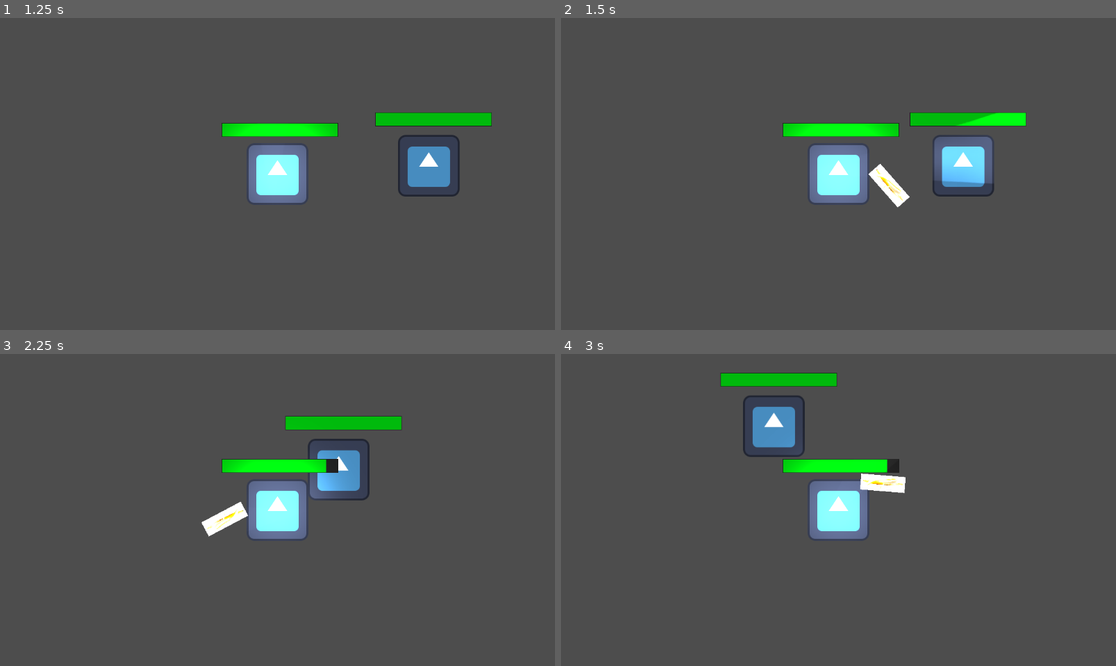
Above: before the commit, frames 1-4 (two rows, left to right).
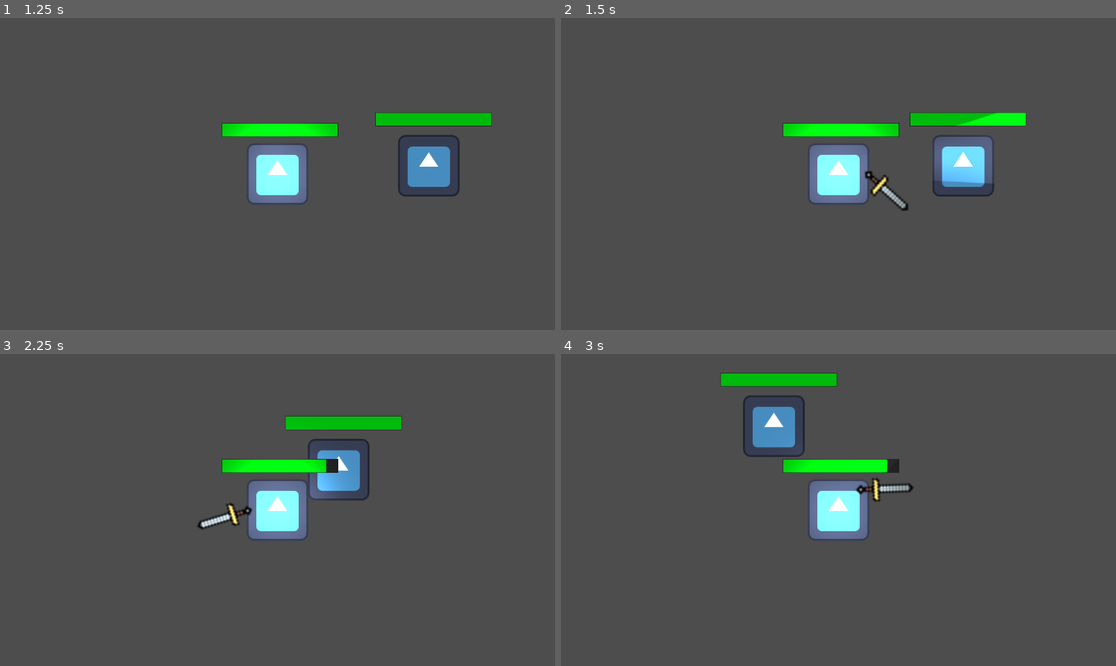
Above: after the commit, the same moments.

Repository: TDMXFFTF/RPG-GAME123
Game: Godot game, scene res://main_menu.tscn
Two runs of this game, one before a commit and one after it. Both use one fixed random seed, a clock stepped at 60 frames per second and the inputs below. The engine's default icon, where the game draws it, is replaced by a stand-in: a white triangle on a blue panel in a dark square.
Inputs (mouse positions are in pixels of both pictures, inside the frame that each line leads up to):
- Up to frame 1 (1.25 s): click "Start Game" at 0.5 s
- Up to frame 2 (1.5 s): tap Enter at 1.25 s; move the mouse to (960, 158) at 1.27 s; press the mouse at (960, 158) at 1.28 s; hold D (right) from 1.28 s (still down)
- Up to frame 3 (2.25 s): move the mouse to (166, 525) at 2.02 s; release D (right) at 2.03 s; release the mouse at (166, 525) at 2.03 s; hold S (down) from 2.03 s (still down); click (166, 525) at 2.1 s
- Up to frame 4 (3 s): move the mouse to (894, 441) at 2.77 s; release S (down) at 2.78 s; press the mouse at (894, 441) at 2.78 s; hold D (right) from 2.78 s (still down)

Frame 1 is identical in both runs. In frame 2, 0.5% of the frame differs, in the area x 54-63%, y 46-62%; in frame 3, 0.5%; in frame 4, 0.5%, in the area x 53-64%, y 38-48%.

Commit message:
added basic sword

Diff:
--- a/new-game-project/player.tscn
+++ b/new-game-project/player.tscn
@@ -7,7 +7,7 @@
 [ext_resource type="Texture2D" uid="uid://cmbu23hrg3pce" path="res://Tlight.png" id="3_qbhfv"]
 [ext_resource type="Texture2D" uid="uid://wqlh7tq13qi5" path="res://light (1).png" id="5_58ulv"]
 [ext_resource type="Script" path="res://sword.gd" id="7_8s3ow"]
-[ext_resource type="Texture2D" uid="uid://w4h4lmq5q0w4" path="res://Artwork/40cac633c115971c42be414e67343cbb.jpg" id="7_rutnu"]
+[ext_resource type="Texture2D" uid="uid://c6g5br8ov8hku" path="res://basic sword.png" id="8_mbki4"]
 
 [sub_resource type="CircleShape2D" id="CircleShape2D_jjb6k"]
 radius = 66.2722
@@ -24,7 +24,7 @@
 "times": PackedFloat32Array(0),
 "transitions": PackedFloat32Array(1),
 "update": 0,
-"values": [Vector2(96, -26)]
+"values": [Vector2(84, -26)]
 }
 tracks/1/type = "value"
 tracks/1/imported = false
@@ -36,7 +36,7 @@
 "times": PackedFloat32Array(0),
 "transitions": PackedFloat32Array(1),
 "update": 0,
-"values": [-1.23918]
+"values": [-0.354302]
 }
 tracks/2/type = "value"
 tracks/2/imported = false
@@ -65,7 +65,7 @@
 
 [sub_resource type="Animation" id="Animation_2nx4g"]
 resource_name = "sword"
-length = 0.3
+length = 0.27
 step = 0.0333
 tracks/0/type = "value"
 tracks/0/imported = false
@@ -74,10 +74,10 @@
 tracks/0/interp = 1
 tracks/0/loop_wrap = true
 tracks/0/keys = {
-"times": PackedFloat32Array(0.0666666, 0.1, 0.133333, 0.166666, 0.2, 0.233133, 0.3),
-"transitions": PackedFloat32Array(1, 1, 1, 1, 1, 1, 1),
+"times": PackedFloat32Array(0, 0.0333, 0.0333333, 0.0666, 0.0999, 0.1332, 0.1665, 0.1998),
+"transitions": PackedFloat32Array(1, 1, 1, 1, 1, 1, 1, 1),
 "update": 0,
-"values": [Vector2(96, -26), Vector2(111, -13), Vector2(111, 6), Vector2(108, 30), Vector2(94, 44), Vector2(111, 3), Vector2(96, -26)]
+"values": [Vector2(84, -26), Vector2(84, -39), Vector2(84, -26), Vector2(97, -28), Vector2(111, -13), Vector2(116, 3), Vector2(107, 38), Vector2(92, 57)]
 }
 tracks/1/type = "value"
 tracks/1/imported = false
@@ -86,10 +86,10 @@
 tracks/1/interp = 1
 tracks/1/loop_wrap = true
 tracks/1/keys = {
-"times": PackedFloat32Array(0.0666666, 0.1, 0.133333, 0.166666, 0.2, 0.233133, 0.3),
+"times": PackedFloat32Array(0, 0.0333, 0.0666, 0.0999, 0.1332, 0.1665, 0.1998),
 "transitions": PackedFloat32Array(1, 1, 1, 1, 1, 1, 1),
 "update": 0,
-"values": [-1.23918, -0.696386, 0.0, 0.708604, 1.23918, 0.0, -1.23918]
+"values": [-0.354302, -0.354302, 0.0, 0.443314, 0.797615, 1.41721, 1.86052]
 }
 tracks/2/type = "value"
 tracks/2/imported = false
@@ -110,7 +110,7 @@
 tracks/3/interp = 1
 tracks/3/loop_wrap = true
 tracks/3/keys = {
-"times": PackedFloat32Array(0, 0.0333, 0.0666667, 0.1, 0.133333, 0.166667, 0.2, 0.233133, 0.3),
+"times": PackedFloat32Array(0, 0.0333, 0.0666667, 0.1, 0.133333, 0.166667, 0.2, 0.233133, 0.266667),
 "transitions": PackedFloat32Array(1, 1, 1, 1, 1, 1, 1, 1, 1),
 "update": 1,
 "values": [false, true, true, true, true, true, true, true, false]
@@ -184,9 +184,9 @@
 
 [node name="Sprite2D" type="Sprite2D" parent="Sword/Marker2D"]
 visible = false
-position = Vector2(96, -26)
-rotation = -1.23918
-scale = Vector2(0.125523, 0.0793269)
-texture = ExtResource("7_rutnu")
+position = Vector2(84, -26)
+rotation = -0.354302
+scale = Vector2(4.70312, 4.70312)
+texture = ExtResource("8_mbki4")
 
 [connection signal="body_entered" from="Sword/Marker2D/HitBox" to="." method="_on_hit_box_body_entered"]
Binary file added: new-game-project/basic sword.png
Not shown, added: new-game-project/basic sword.png.import
